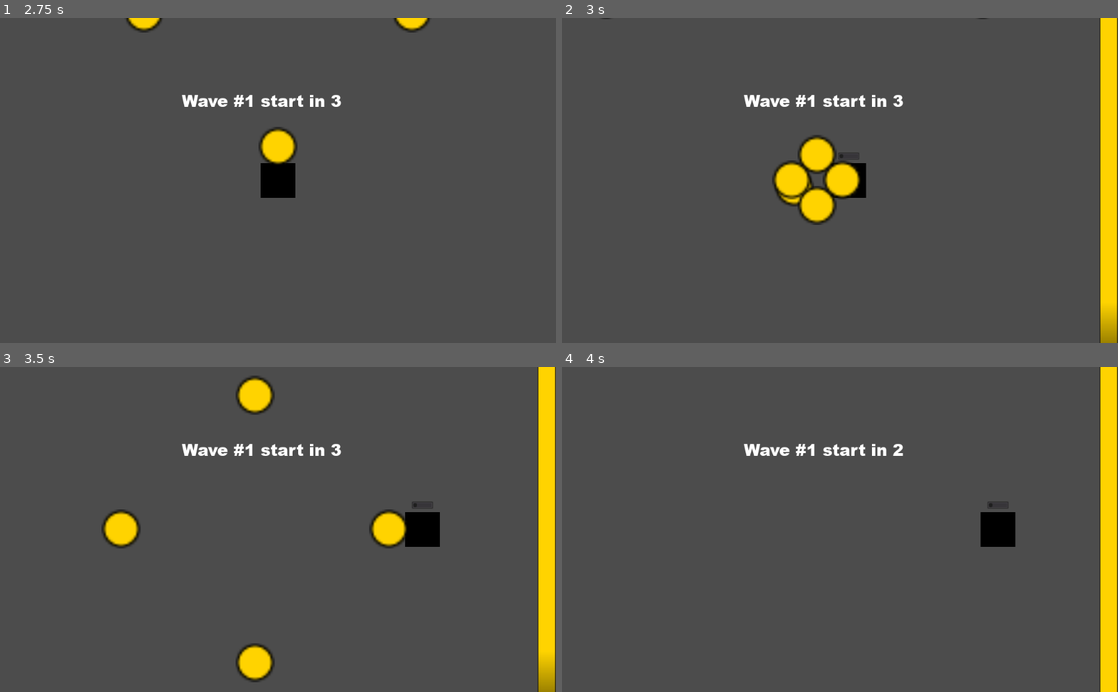
Above: before the commit, frames 1-4 (two rows, left to right).
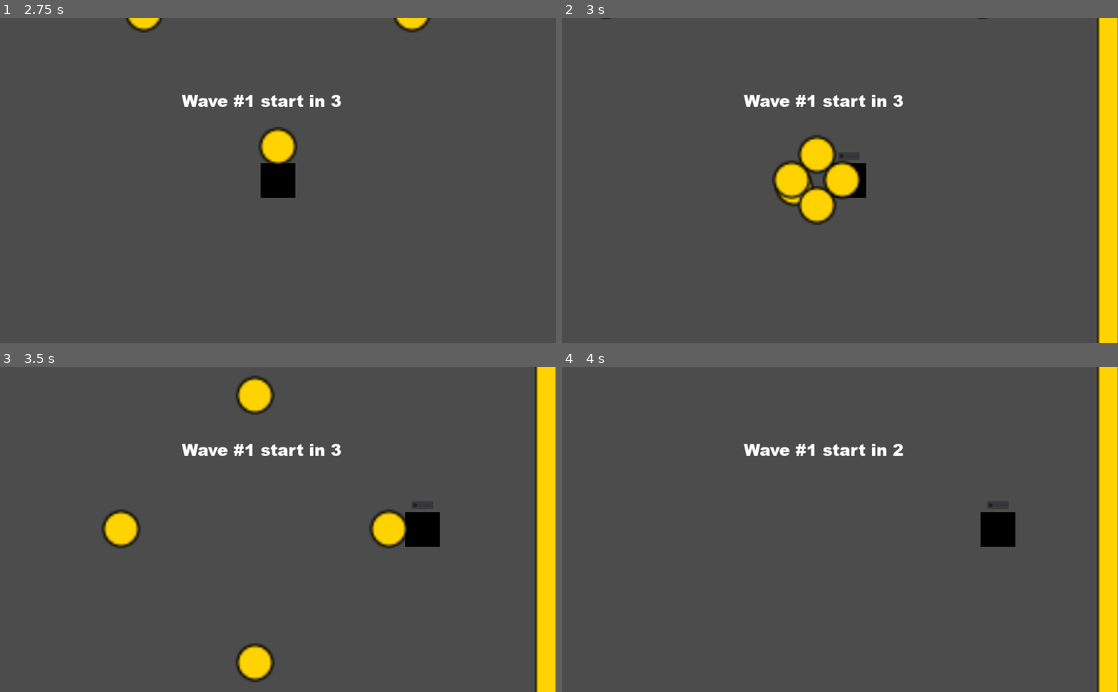
Above: after the commit, the same moments.

Repository: am-camila/Garden-Wars
Game: Godot game, scene res://models/Main/Main.tscn
Two runs of this game, one before a commit and one after it. Both use one fixed random seed, a clock stepped at 60 frames per second and the inputs below.
Inputs:
- Up to frame 1 (2.75 s): click "Start" at 0.5 s; tap Enter at 1.25 s; hold D (move_right) 1.28-2.03 s; tap F (special_attack) at 1.35, 2.1 s; hold S (move_down) from 2.03 s (still down)
- Up to frame 2 (3 s): release S (move_down) at 2.78 s; hold D (move_right) from 2.78 s (still down); tap F (special_attack) at 2.85 s
- Up to frame 3 (3.5 s): keep holding D (move_right)
- Up to frame 4 (4 s): release D (move_right) at 3.53 s; hold W (move_up) from 3.53 s (still down); tap F (special_attack) at 3.6 s

Frame 1 is identical in both runs. In frame 2, 1.1% of the frame differs, in the area x 96-100%, y 0-100%; in frame 3, 1.1%; in frame 4, 0.9%.

Commit message:
agrego musica al juego

Diff:
--- a/src/Player.gd
+++ b/src/Player.gd
@@ -90,11 +90,6 @@
 		if max_health == 25:
 			$CancelSpecialFire.play()
 
-#	if player_position.length() > 0:
-#		player_position = player_position.normalized() * speed
-
-#	position += player_position * delta
-
 	check_health()
 
 
@@ -129,12 +124,13 @@
 			can_take_damage = false
 			$LifeTimer.start()
 
-				#get_tree().paused = true
 
 
 func check_health():
 	if max_health < 1:
-				print("mori")
+		GLOBALS.emit_signal("player_die")
+		return
+
 
 func _on_LifeTimer_timeout():
 	can_take_damage = true
--- a/src/globals/Globals.gd
+++ b/src/globals/Globals.gd
@@ -3,6 +3,7 @@
 signal enemy_die
 signal hit
 signal wave_end
+signal player_die
 
 func _ready():
 	randomize()
--- a/src/models/Enemy/Enemy.tscn
+++ b/src/models/Enemy/Enemy.tscn
@@ -7,7 +7,7 @@
 extents = Vector2( 19, 39 )
 
 [sub_resource type="CapsuleShape2D" id=2]
-radius = 31.0
+radius = 24.0
 height = 54.0
 
 [node name="Enemy" type="KinematicBody2D"]
--- a/src/models/Main/Main.gd
+++ b/src/models/Main/Main.gd
@@ -3,6 +3,7 @@
 export var enemy_scene: PackedScene
 onready var player = $Player
 
+var music_on = false
 
 #lista que contiene a todos los enemigos generados
 var enemies = []
@@ -35,6 +36,7 @@
 	randomize()
 	$HudDatos/ExpBar.hide()
 	GLOBALS.connect("enemy_die",self,"_on_enemy_dies")
+	GLOBALS.connect("player_die",self,"_on_player_dies")
 
 
 func new_game():
@@ -73,6 +75,9 @@
 
 #Timer que ejecuta cada oleada
 func _on_PlayWaveTimer_timeout():
+	if !music_on:
+		music_on = !music_on
+		$SpringMusicTheme.play()
 	if player.health <= 1:
 		return
 
@@ -116,3 +121,7 @@
 
 func _on_WaitEnemyDieTimer_timeout():
 	see_wave_text()
+
+func _on_player_dies():
+	$SpringMusicTheme.stop()
+	Input.action_press("ui_cancel")
--- a/src/models/Main/Main.tscn
+++ b/src/models/Main/Main.tscn
@@ -8,10 +8,11 @@
 [ext_resource path="res://models/ExpBar/ExpBar.tscn" type="PackedScene" id=6]
 [ext_resource path="res://models/Hud/PauseMenu.tscn" type="PackedScene" id=7]
 [ext_resource path="res://models/Wall/wall.tscn" type="PackedScene" id=8]
+[ext_resource path="res://assets/songs/Peaceful_music_theme.ogg" type="AudioStream" id=9]
 
 [sub_resource type="Curve2D" id=1]
 _data = {
-"points": PoolVector2Array( 0, 0, 0, 0, -39.2034, -61.2263, 0, 0, 0, 0, 1582.41, -55.7342, 0, 0, 0, 0, 1580.89, 1920.62, 0, 0, 0, 0, -36.4259, 1921.83, 0, 0, 0, 0, -39.2034, -55.7342 )
+"points": PoolVector2Array( 0, 0, 0, 0, 878.035, -38.8325, 0, 0, 0, 0, 879.315, 1941.73, 0, 0, 0, 0, -36.0027, 1936.76, 0, 0, 0, 0, -39.2034, -61.2263, 0, 0, 0, 0, 878.675, -58.7378, 0, 0, 0, 0, 878.035, -38.8325 )
 }
 
 [sub_resource type="DynamicFont" id=2]
@@ -30,13 +31,13 @@
 position = Vector2( 894, 927 )
 
 [node name="EnemiesPath" type="Path2D" parent="."]
-position = Vector2( 281.663, 516.607 )
-scale = Vector2( 0.756654, 0.401905 )
+position = Vector2( 153.71, 108.476 )
+scale = Vector2( 1.8802, 0.840755 )
 curve = SubResource( 1 )
 
 [node name="EnemiesPathLocation" type="PathFollow2D" parent="EnemiesPath"]
-position = Vector2( -39.2034, -61.2263 )
-rotation = 0.00338644
+position = Vector2( 878.035, -38.8325 )
+rotation = 1.57015
 
 [node name="EnemiesTimer" type="Timer" parent="."]
 
@@ -93,6 +94,10 @@
 rotation = 0.0
 scale = Vector2( 1, 2.83 )
 
+[node name="SpringMusicTheme" type="AudioStreamPlayer" parent="."]
+stream = ExtResource( 9 )
+bus = "Music"
+
 [connection signal="timeout" from="EnemiesTimer" to="." method="_on_EnemiesTimer_timeout"]
 [connection signal="start_game" from="HUD" to="." method="new_game"]
 [connection signal="timeout" from="HudDatos/PlayWaveTimer" to="." method="_on_PlayWaveTimer_timeout"]
--- a/src/models/Player/Player.tscn
+++ b/src/models/Player/Player.tscn
@@ -15,7 +15,7 @@
 radius = 230.176
 
 [sub_resource type="RectangleShape2D" id=2]
-extents = Vector2( 34, 34.5 )
+extents = Vector2( 37, 36.5 )
 
 [node name="Player" type="KinematicBody2D"]
 position = Vector2( 490, 513 )
--- a/src/models/Wall/wall.tscn
+++ b/src/models/Wall/wall.tscn
@@ -6,15 +6,16 @@
 extents = Vector2( 22, 311 )
 
 [node name="wall" type="StaticBody2D"]
-position = Vector2( 248, 350 )
+position = Vector2( 470, -243 )
 rotation = -1.5708
 __meta__ = {
 "_edit_group_": true
 }
 
 [node name="Sprite" type="Sprite" parent="."]
-position = Vector2( 0, 301 )
-scale = Vector2( 1, 34.4444 )
+position = Vector2( -0.532664, 300.706 )
+rotation = 1.5708
+scale = Vector2( 18.2669, 2.38167 )
 texture = ExtResource( 1 )
 
 [node name="CollisionShape2D" type="CollisionShape2D" parent="."]
Binary file added: src/Wall_hor.ase
Not shown, added: src/assets/songs/Peaceful_music_theme.ogg.import
Not shown: 1 places in src/models/Main/Main.tscn that only renumber resources
Not shown, added: src/assets/songs/Peaceful_music_theme.ogg
